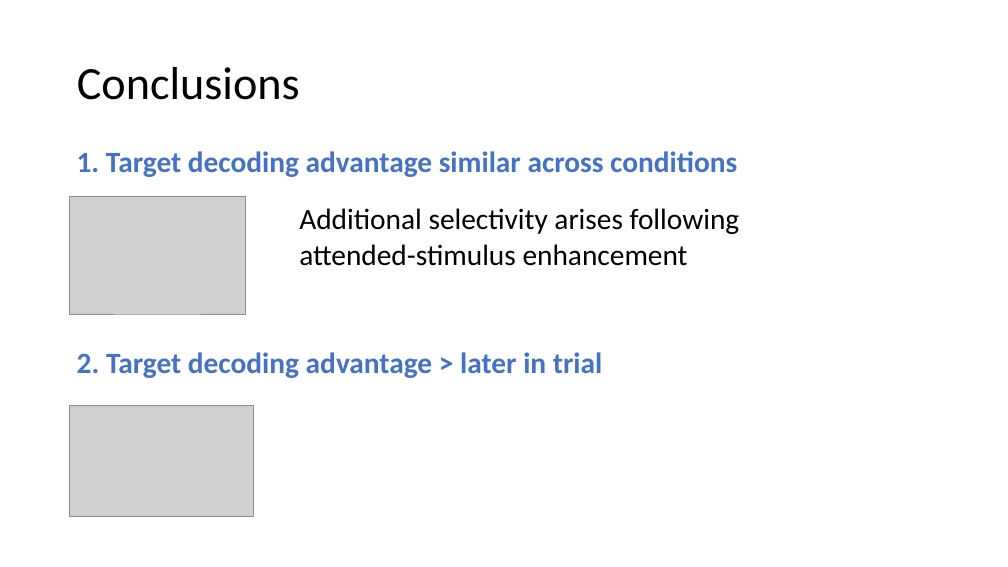
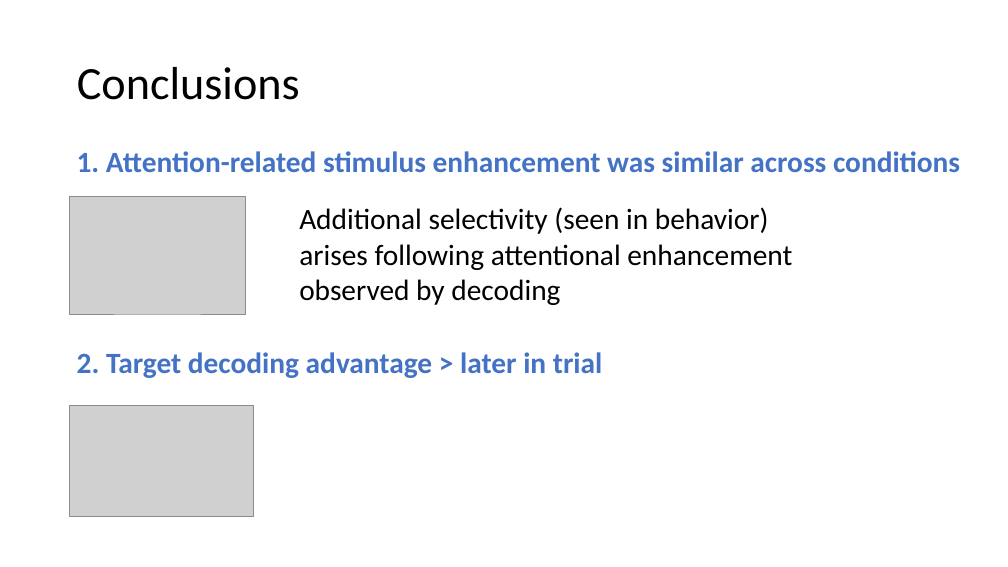
Before and after one commit to haberdashPI/german_track, a slide deck: slide 84 of presentations/ARO_2021/adapting_auditory_attention.pptx (slide 88 before the commit). Drawn at 1008x567 pixels with LibreOffice and Linux fonts; fonts in the diff are those of the drawing; grey boxes stand for pictures. Boxes give left, top, right and bottom in pixels: in the first picture for what was removed or moved away, otherwise in the second. Text is boxed around its words. In the diff, an @@ line names an element or a change of style, - is before the commit and + after.

```diff
--- a/presentations/ARO_2021/adapting_auditory_attention.pptx
+++ b/presentations/ARO_2021/adapting_auditory_attention.pptx
@@ text at <box>77,151,960,172</box>: text changed @@
-1. Target decoding advantage similar across conditions
+1. Attention-related stimulus enhancement was similar across conditions
@@ text at <box>299,207,792,305</box>: text changed @@
-Additional selectivity arises following attended-stimulus enhancement
+Additional selectivity (seen in behavior) arises following attentional enhancement observed by decoding
```
Also in this commit, not shown: 10 other slides changed, 4 slides removed.
